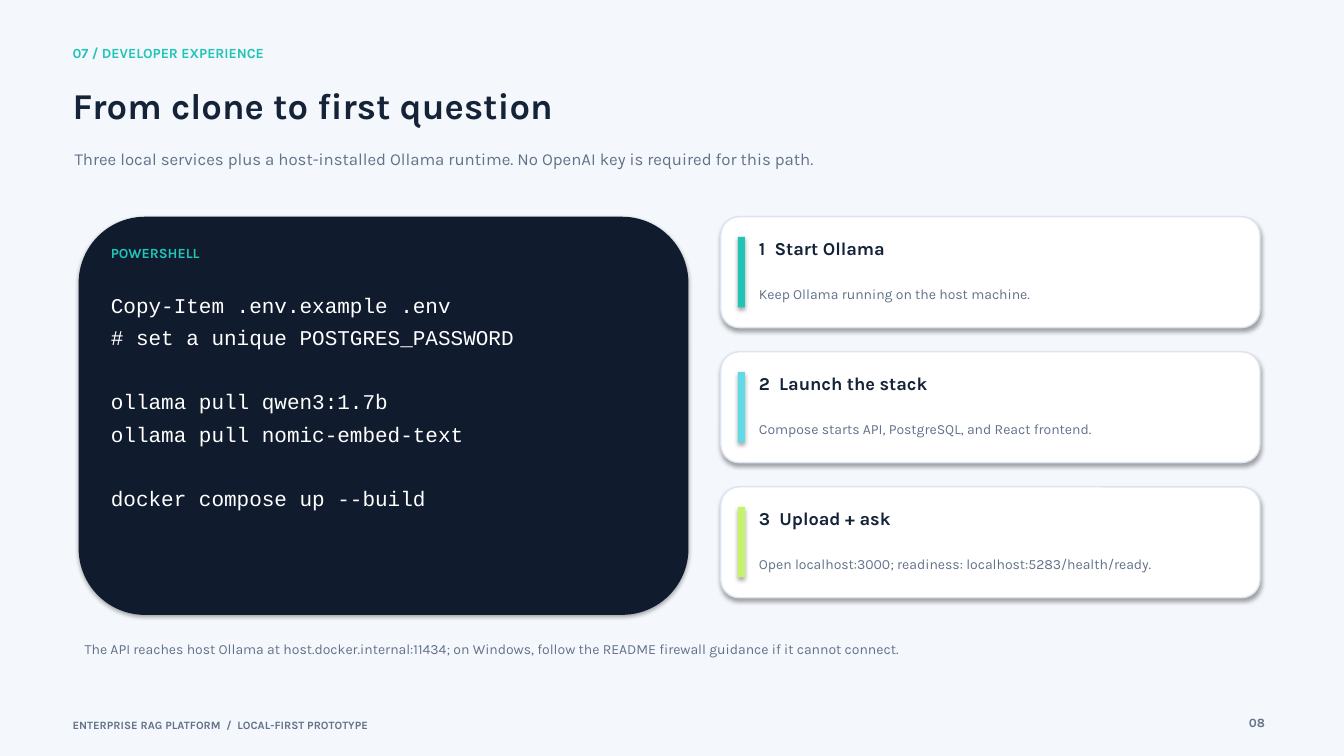
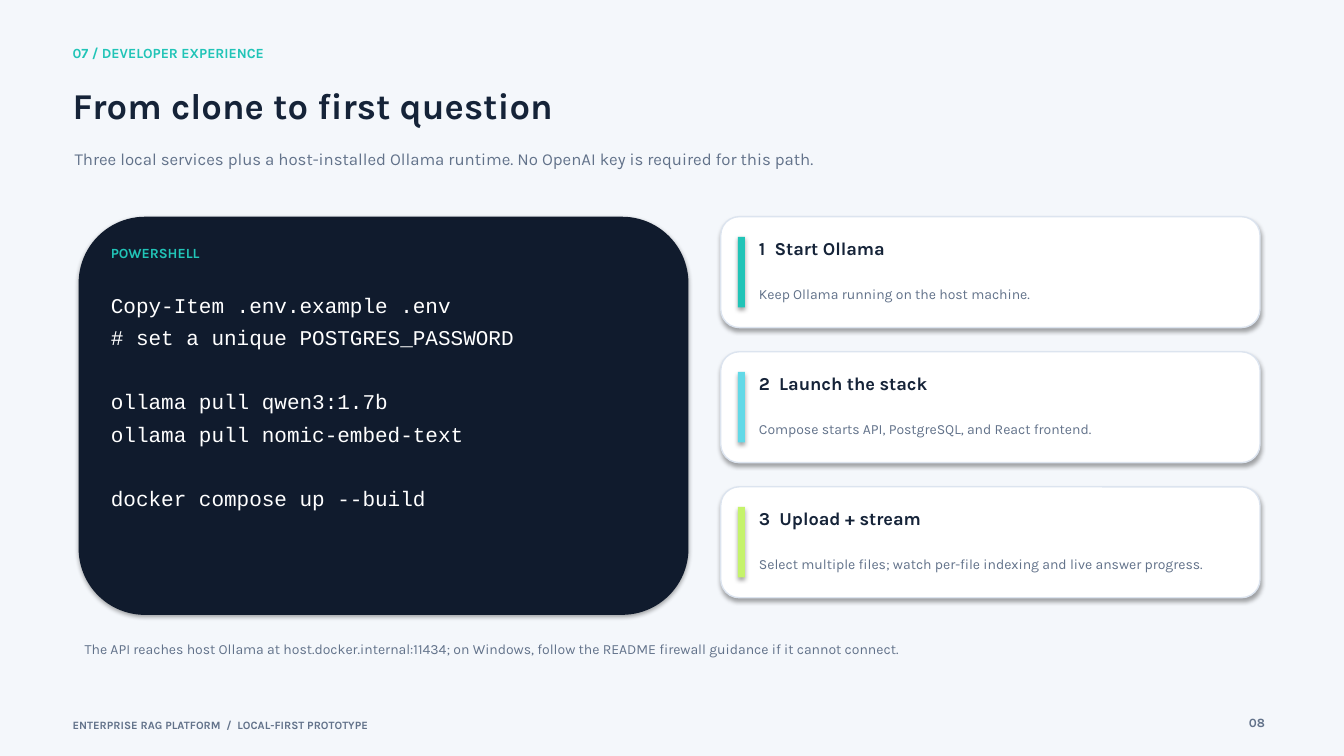
Before and after one commit to shashank2310/Enterprise-RAG-Platform, a slide deck: slide 8 of docs/enterprise-rag-showcase.pptx. Drawn at 1344x756 pixels with LibreOffice and Linux fonts; fonts in the diff are those of the drawing. Boxes give left, top, right and bottom in pixels: in the first picture for what was removed or moved away, otherwise in the second. Text is boxed around its words. In the diff, an @@ line names an element or a change of style, - is before the commit and + after.

```diff
--- a/docs/enterprise-rag-showcase.pptx
+++ b/docs/enterprise-rag-showcase.pptx
@@ text at [759, 512, 921, 530]: text changed @@
-3 Upload + ask
+3 Upload + stream
@@ text at [759, 559, 1203, 573]: text changed @@
-Open localhost:3000; readiness: localhost:5283/health/ready.
+Select multiple files; watch per-file indexing and live answer progress.
```
Also in this commit, not shown: 12 other files.
